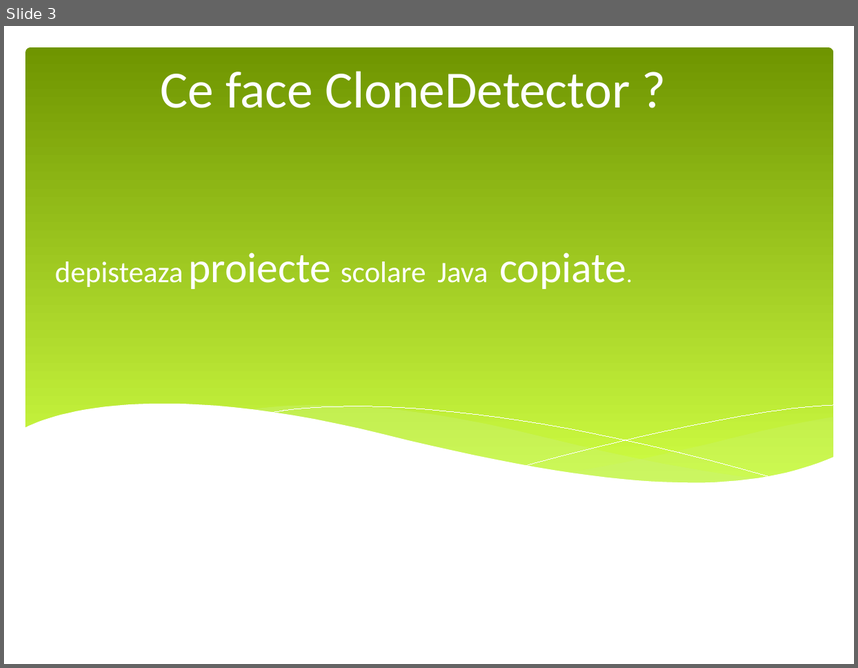
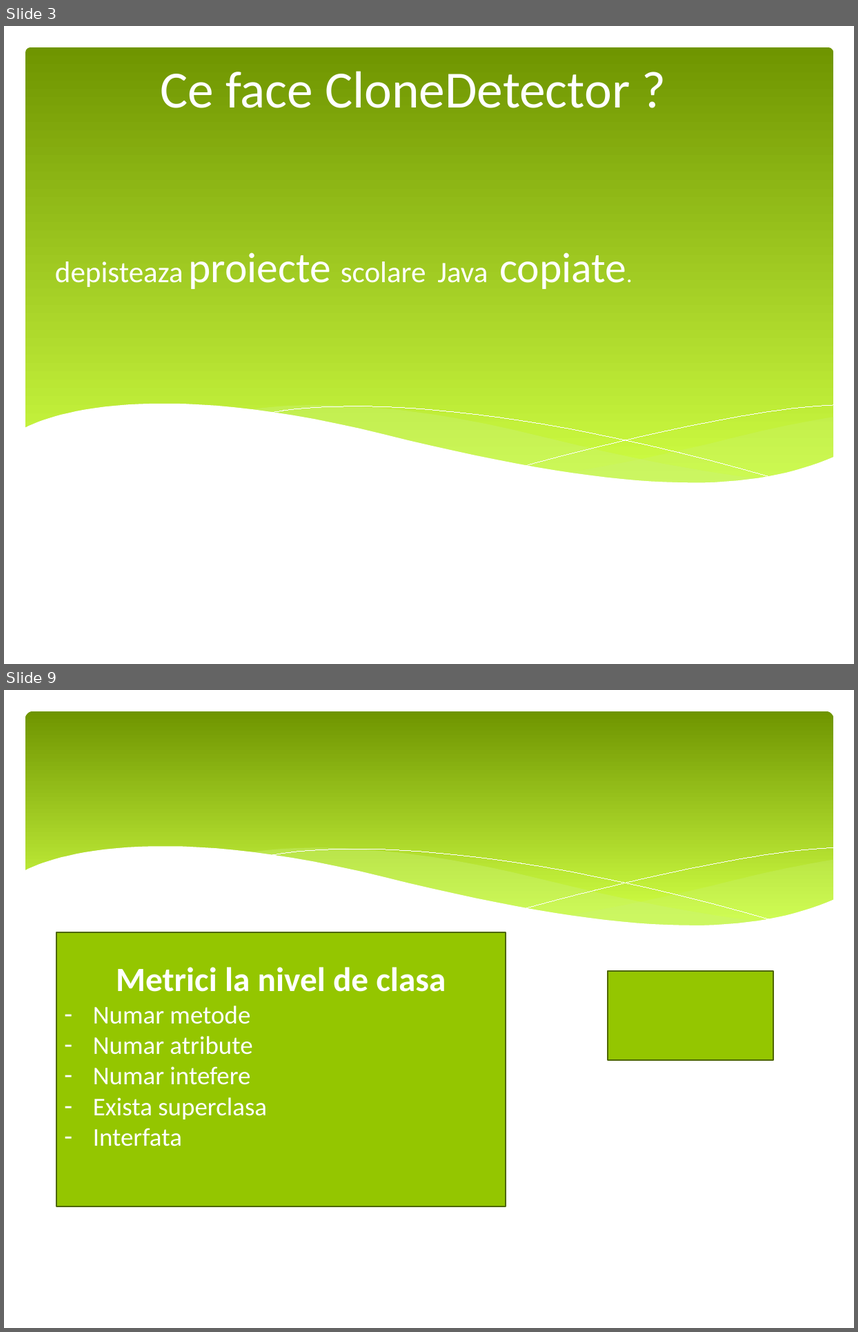
Before and after one commit to vladlep/licentavlad, a slide deck: doc/Prezentare licenta.pptx. Shown one above the other, each under a label of ours: slide 3 before the commit, slides 3 and 9 after it; the slides between them are not shown. The pictures are 858x668 and 858x1332 pixels, drawn with LibreOffice and Linux fonts; fonts in the diff are those of the drawing. Boxes give left, top, right and bottom in pixels: in the first picture for what was removed or moved away, otherwise in the second. Text is boxed around its words. In the diff, an @@ line names an element or a change of style, - is before the commit and + after.

```diff
--- a/doc/Prezentare licenta.pptx
+++ b/doc/Prezentare licenta.pptx
@@ slide 9 added at box(4, 690, 854, 1328), background #FFFFFF @@
@@ rounded rectangle added at box(25, 711, 834, 941), fill gradient #6F9400 to #D0FF44 @@
@@ group added at box(24, 846, 835, 970): 5 freeform shapes @@
@@ rectangle added at box(57, 933, 506, 1207), fill #94C600, outline #4D6700 1.25 pt, 24 pt, text #FFFFFF @@
+Metrici la nivel de clasa
+– Numar metode
+– Numar atribute
+– Numar intefere
+– Exista superclasa
+– Interfata
@@ rectangle added at box(608, 971, 774, 1061), fill #94C600, outline #4D6700 1.25 pt @@
```
Also in this commit, not shown: 10 other slides added, 1 slide removed, 2 other files.
